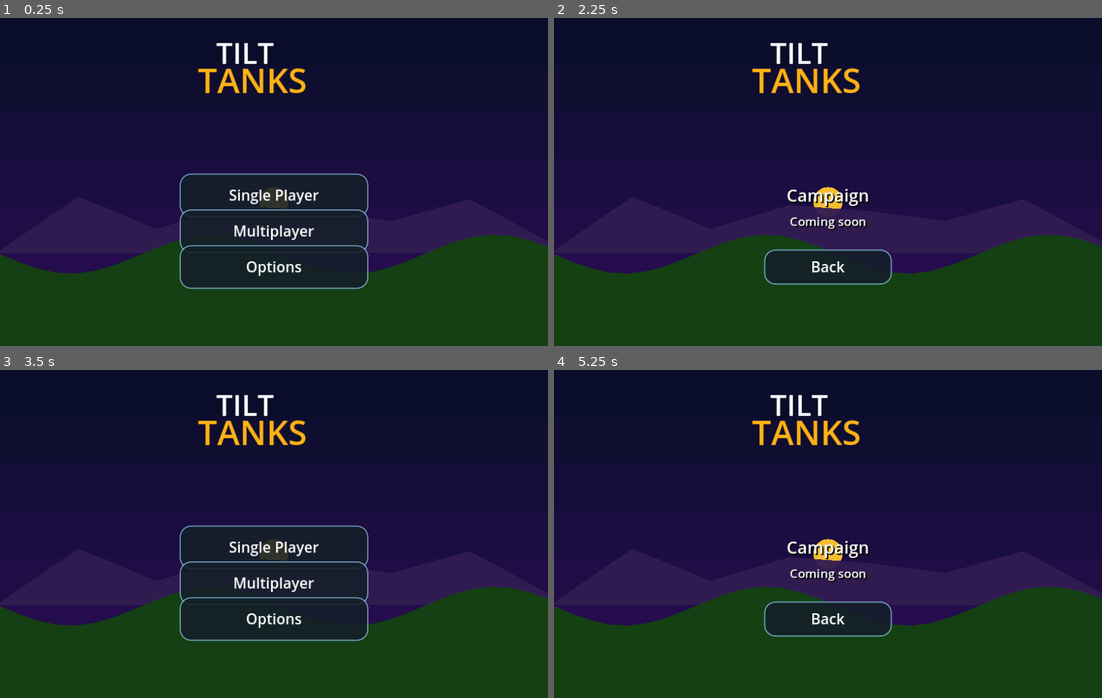
Above: before the commit, frames 1-4 (two rows, left to right).
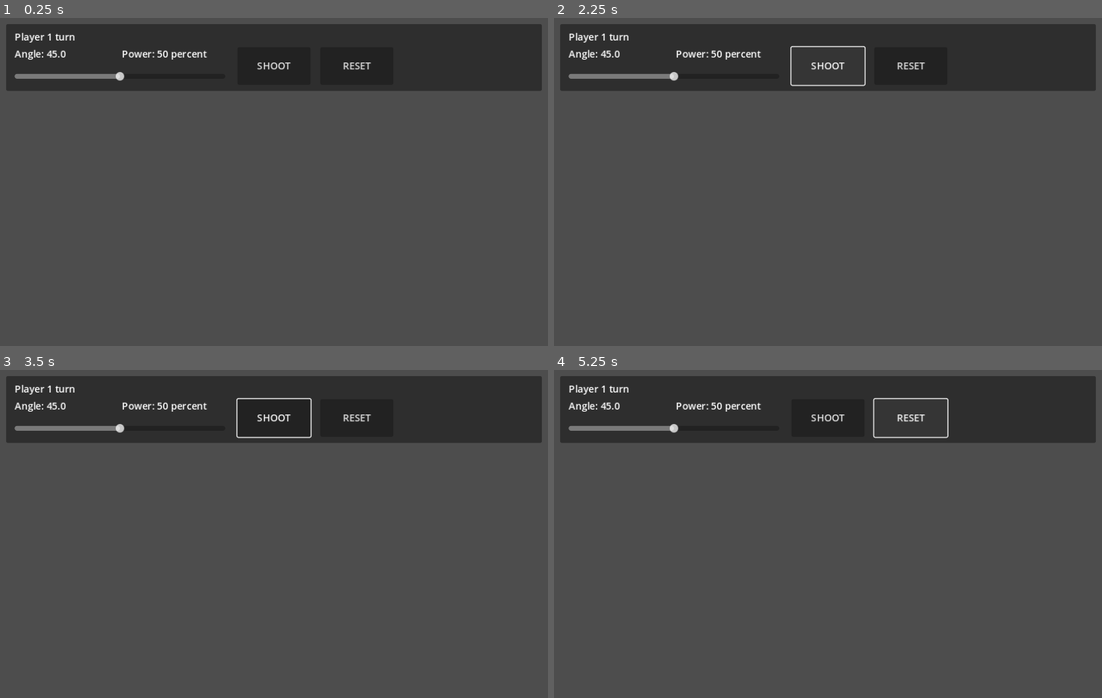
Above: after the commit, the same moments.

Repository: nwrowe/tilt-tanks
Game: Godot game, scene res://scenes/Main.tscn
Same seed, same stepped clock (60 frames per second), same inputs: the game is played once before the commit and once after it.
Inputs (mouse positions are in pixels of both pictures, inside the frame that each line leads up to):
- Up to frame 1 (0.25 s): no input
- Up to frame 2 (2.25 s): click (828, 195) at 0.5 s, where only the run before the commit has a clickable "Single Player"; click (828, 244) at 1.25 s, where only the run before the commit has a clickable "Campaign"; click (828, 67) at 2 s, where only the run after the commit has a clickable "SHOOT"
- Up to frame 3 (3.5 s): click (274, 619) at 2.75 s, where only the run before the commit has a clickable "Back"
- Up to frame 4 (5.25 s): click (828, 547) at 3.5 s, where only the run before the commit has a clickable "Single Player"; click (828, 596) at 4.25 s, where only the run before the commit has a clickable "Campaign"; click (910, 419) at 5 s, where only the run after the commit has a clickable "RESET"

The runs differ from the first frame. In frame 1, 97% of the frame differs, in the area x 0-100%, y 0-100%; in frame 2, 98%; in frame 3, 97%; in frame 4, 99%.
Error after the commit: Parse Error: Function "_on_mobile_fire_pressed()" not found in base res://scripts/MainHybridModes4.gd. (res://scripts/MainHybridModes5.gd:48)

Commit message:
Use hold-to-charge realtime firing script

Diff:
--- a/scenes/Main.tscn
+++ b/scenes/Main.tscn
@@ -1,6 +1,6 @@
 [gd_scene load_steps=2 format=3 uid="uid://tilttanksmain"]
 
-[ext_resource type="Script" path="res://scripts/MainHybridModes4.gd" id="1_main"]
+[ext_resource type="Script" path="res://scripts/MainHybridModes5.gd" id="1_main"]
 
 [node name="Main" type="Node2D"]
 script = ExtResource("1_main")
Not shown: 1 places in scenes/Main.tscn that only renumber resources
